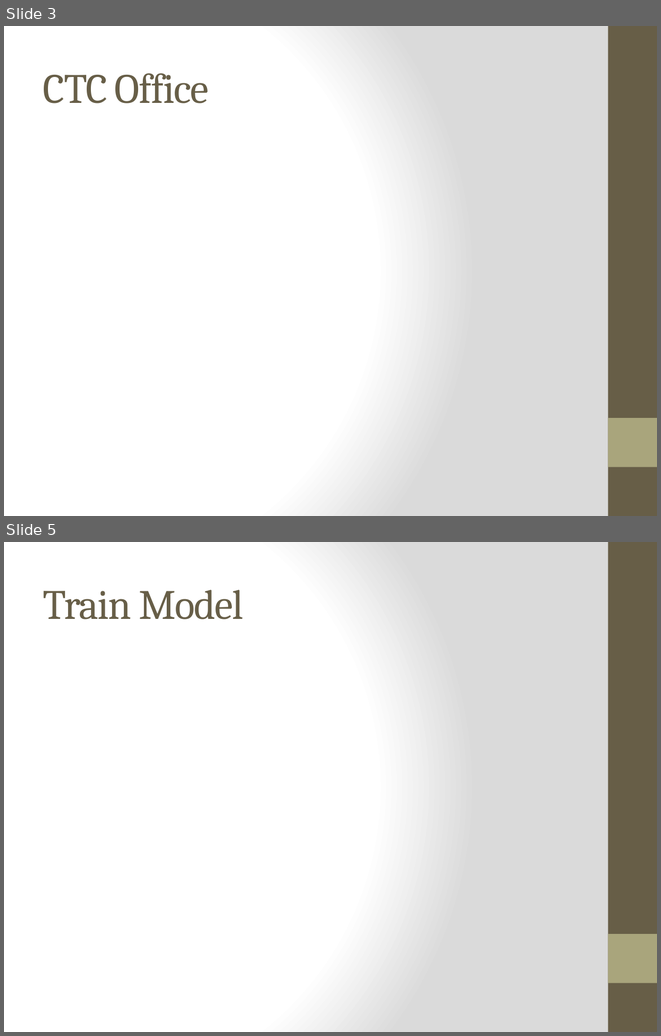
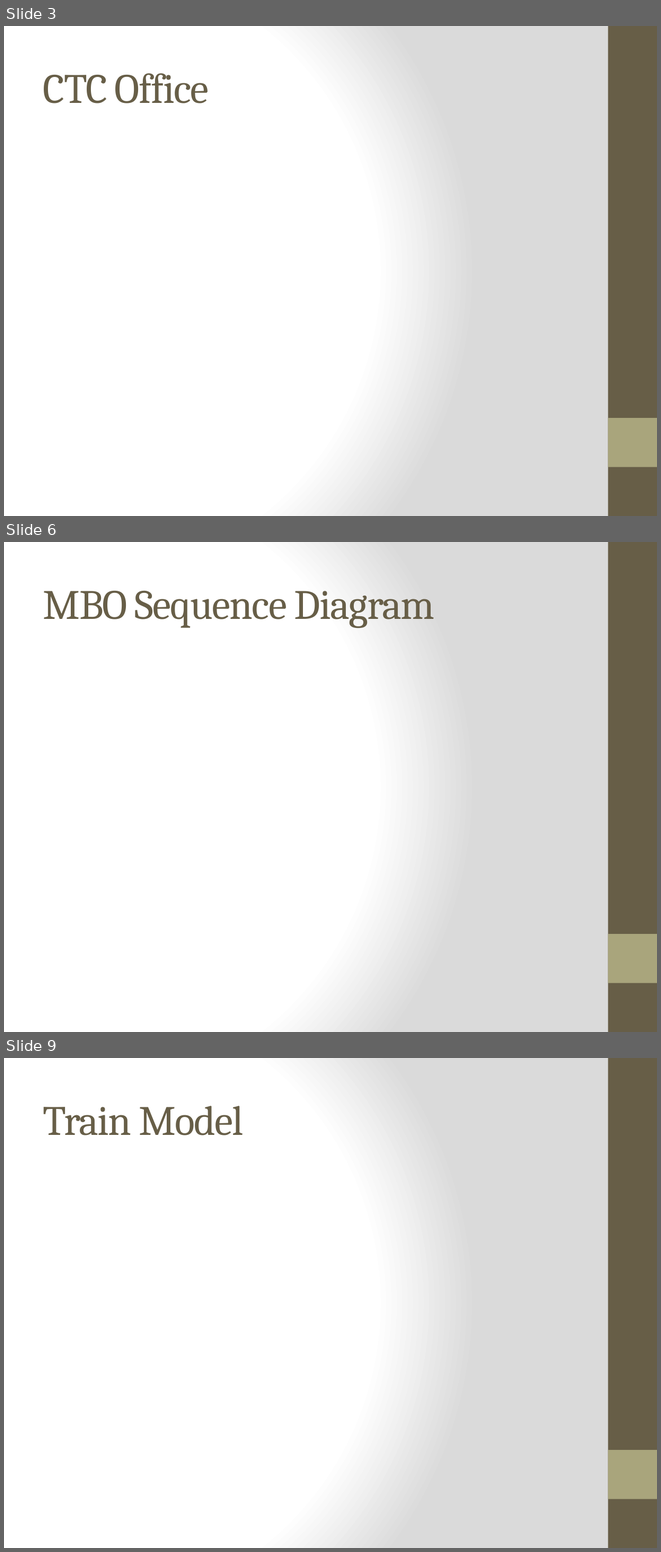
Before and after one commit to meylingtaing/COE1186, a slide deck: Design Review/Design Review.pptx. Shown one above the other, each under a label of ours: slides 3 and 5 before the commit, slides 3, 6 and 9 after it; the slides between them are not shown. The pictures are 661x1036 and 661x1552 pixels, drawn with LibreOffice and Linux fonts; fonts in the diff are those of the drawing. Boxes give left, top, right and bottom in pixels: in the first picture for what was removed or moved away, otherwise in the second. Text is boxed around its words. In the diff, an @@ line names an element or a change of style, - is before the commit and + after.

```diff
--- a/Design Review/Design Review.pptx
+++ b/Design Review/Design Review.pptx
@@ slide 6 added at [4, 542, 657, 1032], background gradient #FFFFFF to #DADADA; not listed: 2 template elements that a slide beside it also shows @@
@@ title added at [43, 591, 435, 628], 46 pt, text #675E47 @@
+MBO Sequence Diagram
@@ what was slide 5 is now slide 9 @@
```
Also in this commit, not shown: 1 slide changed, 3 other slides added.
